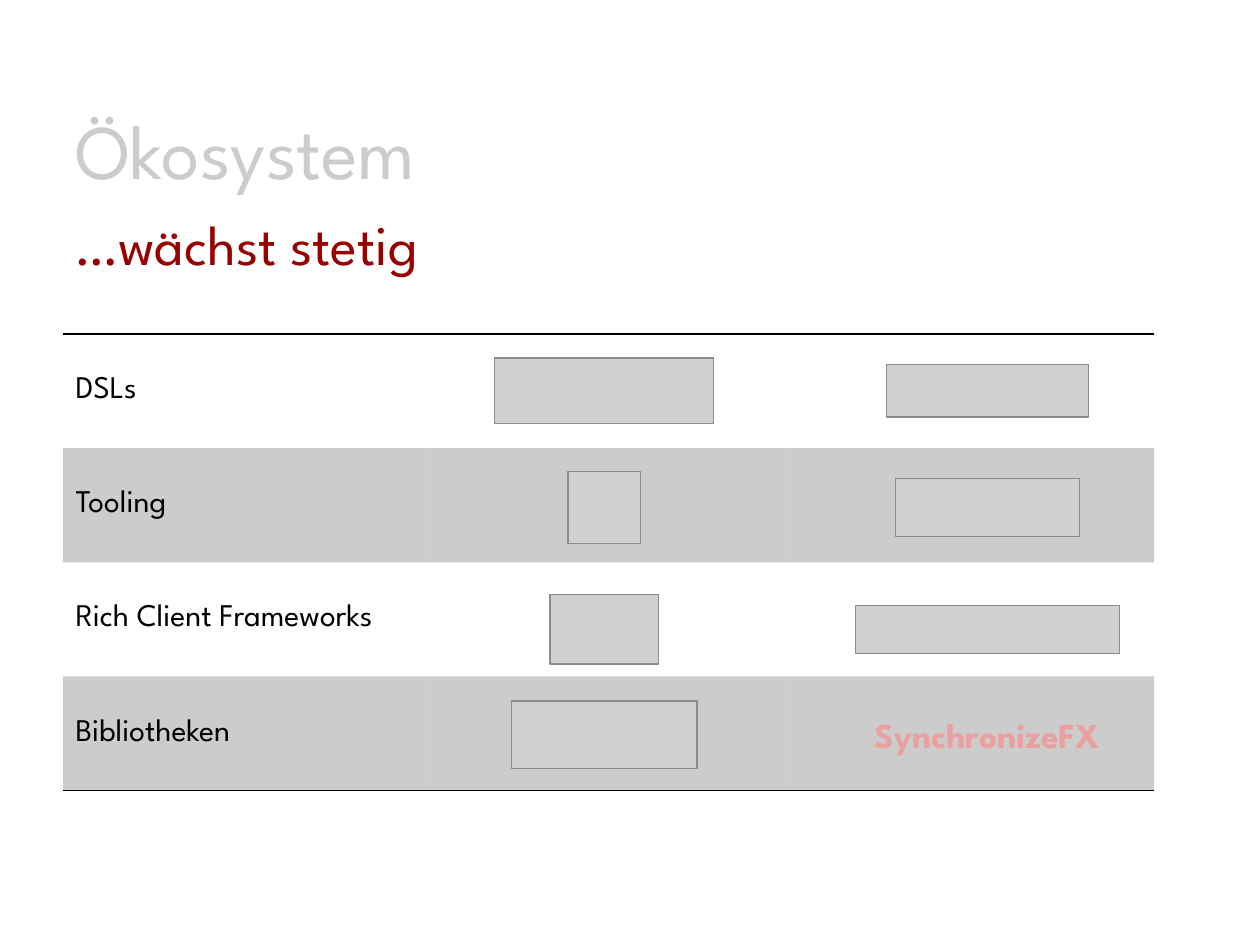
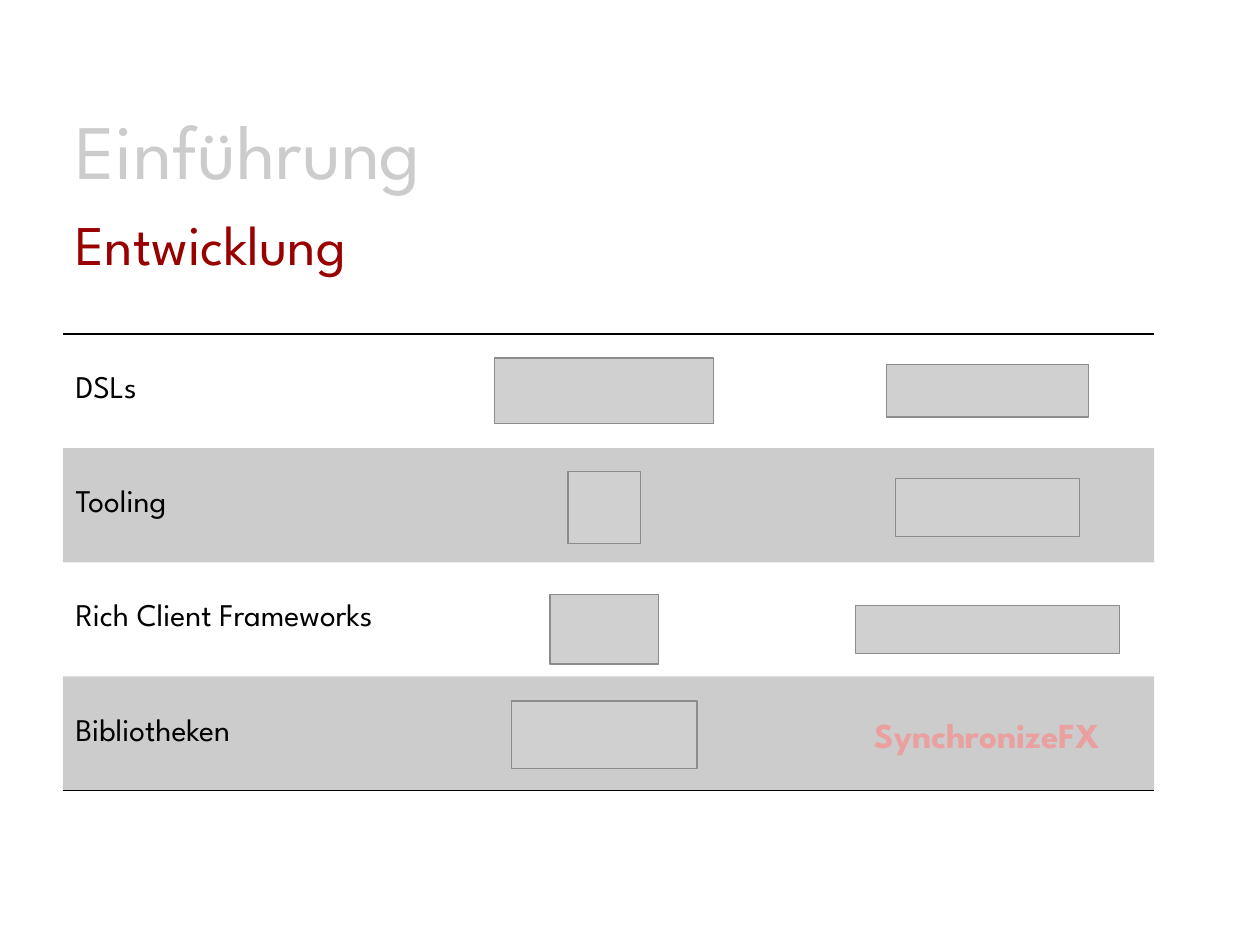
Before and after one commit to Morkunas/jfxusergroup, a slide deck: slide 5 of JavaFX-UserGroup.pptx (slide 21 before the commit). Drawn at 1260x945 pixels with LibreOffice and Linux fonts; fonts in the diff are those of the drawing; grey boxes stand for pictures; background and template pictures are left out. Boxes give left, top, right and bottom in pixels: in the first picture for what was removed or moved away, otherwise in the second. Text is boxed around its words. In the diff, an @@ line names an element or a change of style, - is before the commit and + after.

```diff
--- a/JavaFX-UserGroup.pptx
+++ b/JavaFX-UserGroup.pptx
@@ text at [76,125,421,196]: text changed @@
-Ökosystem
+Einführung
@@ title at [76,226,346,278]: text changed @@
-…wächst stetig
+Entwicklung
```
Also in this commit, not shown: 2 other slides changed, 2 slides added.
